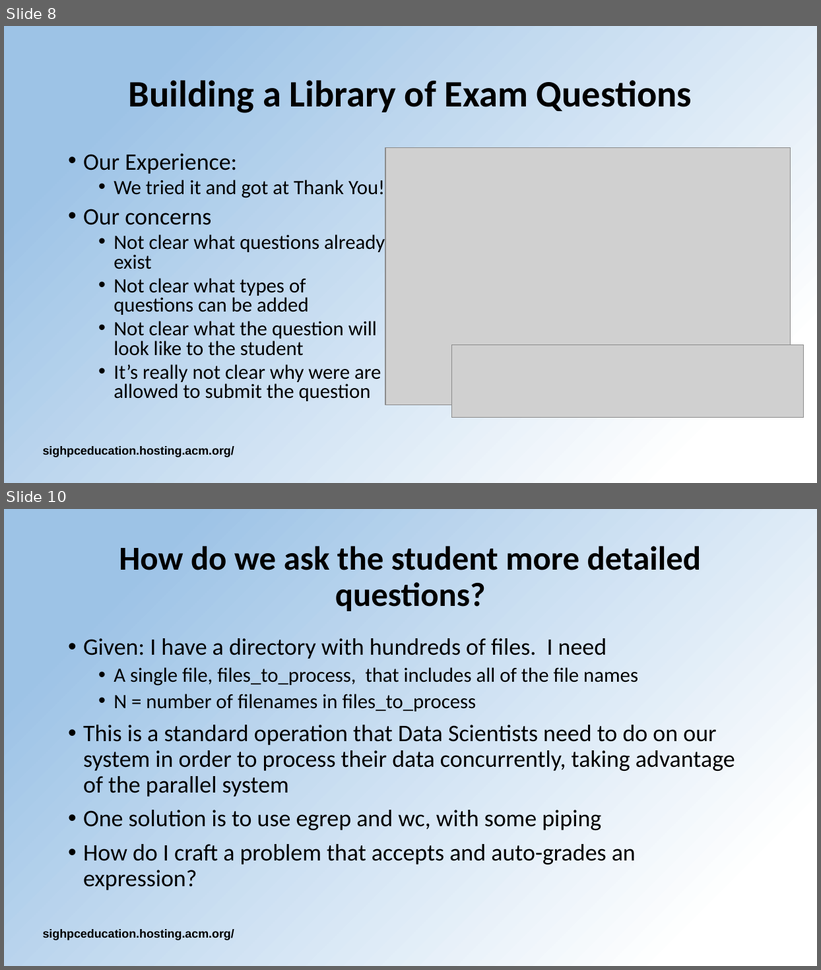
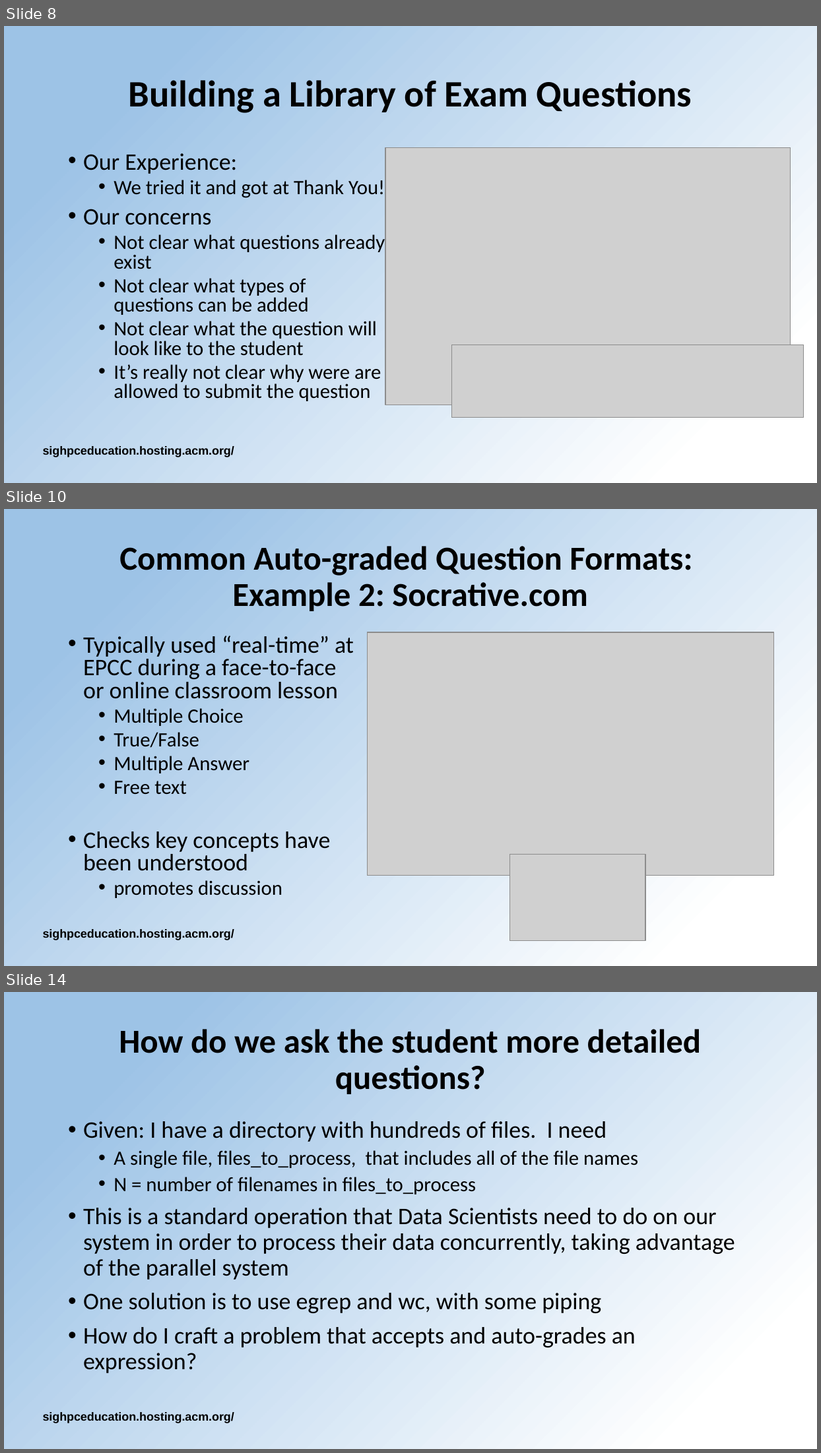
Before and after one commit to HPC-certification-forum/www, a slide deck: data/assets/talks/2020-05/SIGHPC-EduChpt-slides-CertForumWkshp2020.pptx. Shown one above the other, each under a label of ours: slides 8 and 10 before the commit, slides 8, 10 and 14 after it; the slides between them are not shown. The pictures are 821x970 and 821x1453 pixels, drawn with LibreOffice and Linux fonts; fonts in the diff are those of the drawing; grey boxes stand for pictures; background and template pictures are left out. Boxes give left, top, right and bottom in pixels: in the first picture for what was removed or moved away, otherwise in the second. Text is boxed around its words. In the diff, an @@ line names an element or a change of style, - is before the commit and + after.

```diff
--- a/data/assets/talks/2020-05/SIGHPC-EduChpt-slides-CertForumWkshp2020.pptx
+++ b/data/assets/talks/2020-05/SIGHPC-EduChpt-slides-CertForumWkshp2020.pptx
@@ slide 10 added at (x1=4, y1=509, x2=817, y2=966), background gradient #9DC3E6 to #FFFFFF; not listed: 1 template element that a slide beside it also shows @@
@@ title added at (x1=120, y1=546, x2=692, y2=611), 29.7 pt, text #000000, bold @@
+Common Auto-graded Question Formats:
+Example 2: Socrative.com
@@ text added at (x1=83, y1=636, x2=354, y2=898), 21 pt, text #000000 @@
+• Typically used “real-time” at EPCC during a face-to-face or online classroom lesson
+  • Multiple Choice
+  • True/False
+  • Multiple Answer
+  • Free text
+• Checks key concepts have been understood
+  • promotes discussion
@@ picture added at (x1=368, y1=632, x2=774, y2=876) @@
@@ picture added at (x1=510, y1=855, x2=646, y2=941) @@
@@ what was slide 10 is now slide 14 @@
```
Also in this commit, not shown: 5 slides changed, 4 other slides added, 2 other files.
